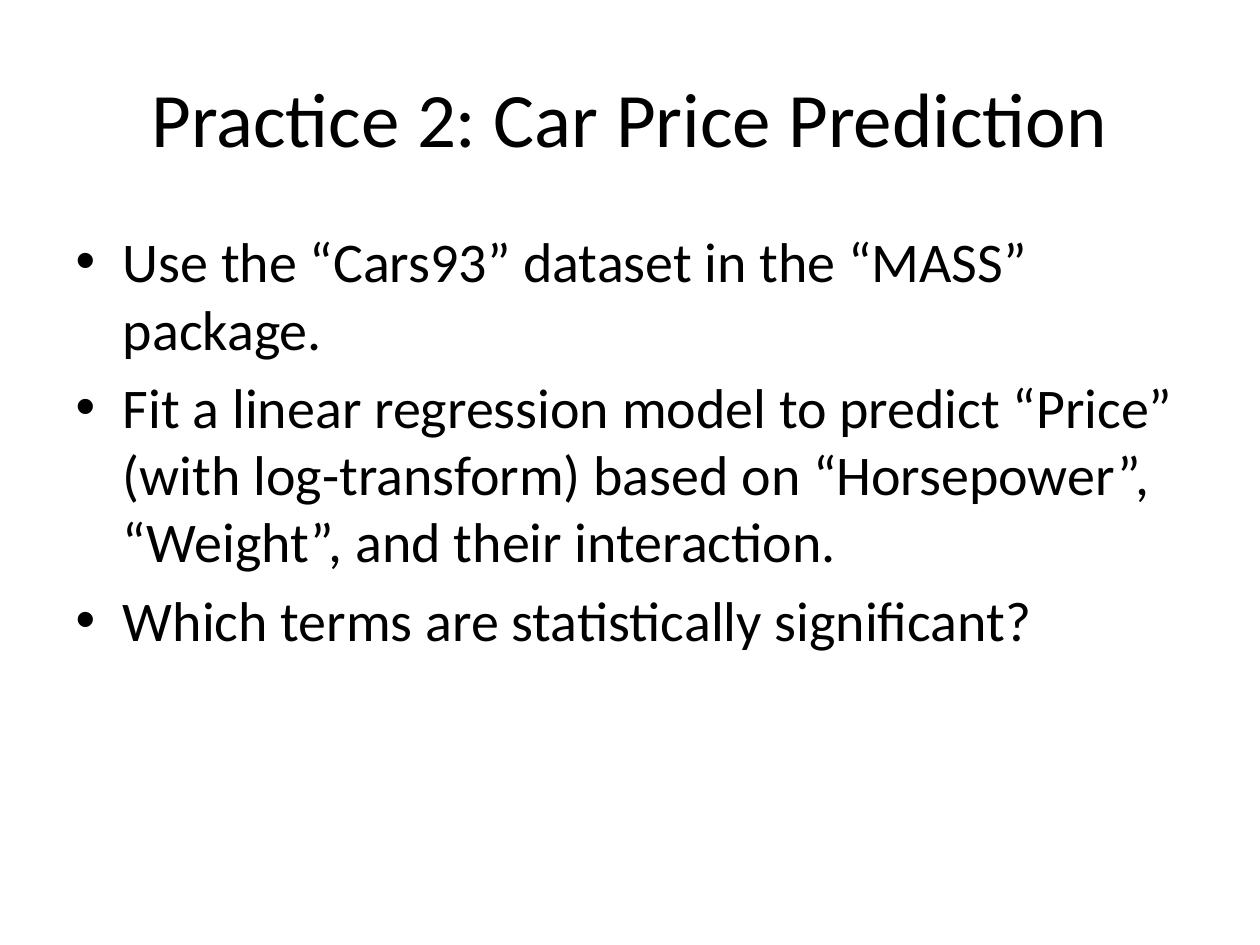
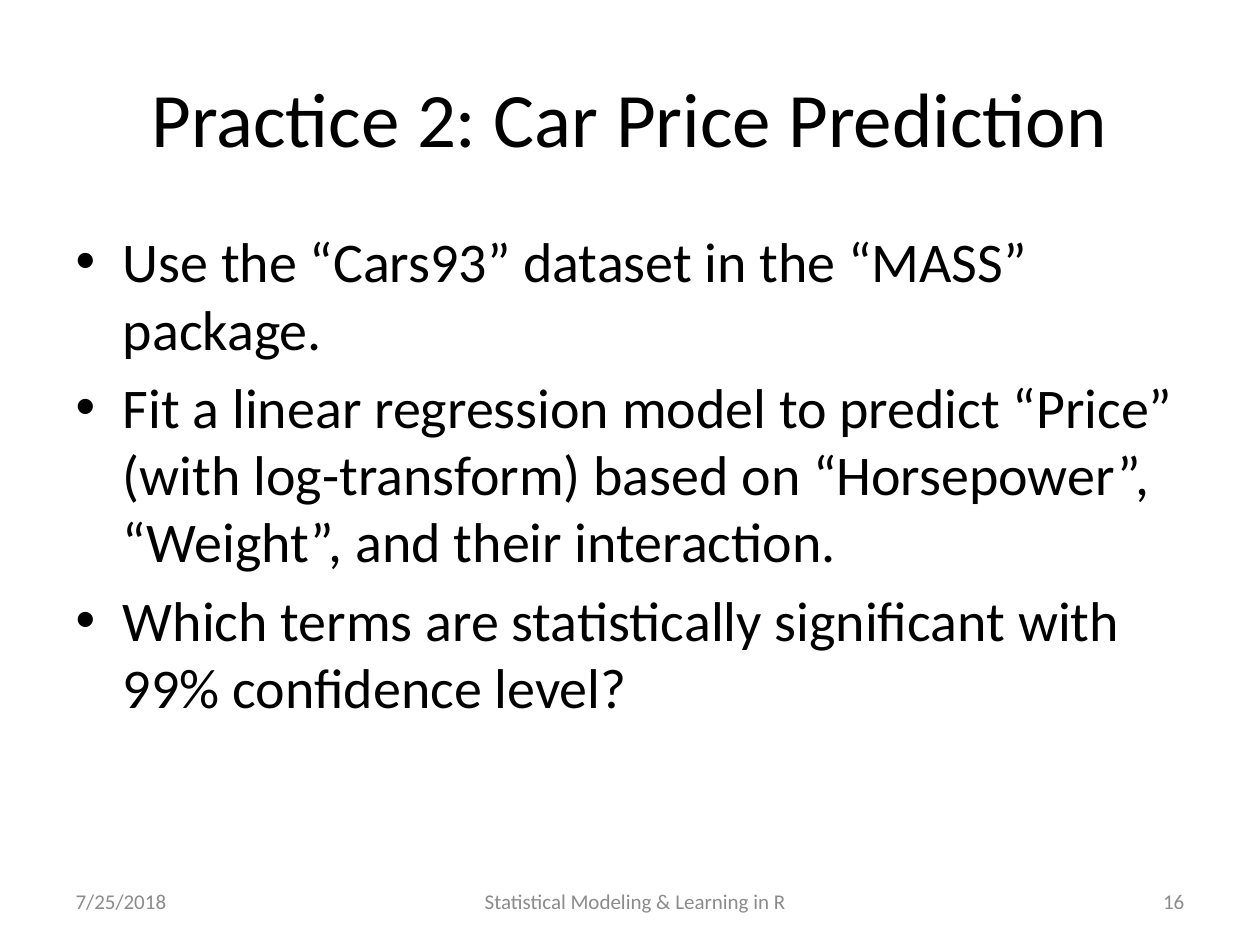
Before and after one commit to katherinesimeon/Statistical-Modeling-and-Learning-in-R, a slide deck: slide 16 of main.pptx (slide 13 before the commit). Drawn at 1260x945 pixels with LibreOffice and Linux fonts; fonts in the diff are those of the drawing. Boxes give left, top, right and bottom in pixels: in the first picture for what was removed or moved away, otherwise in the second. Text is boxed around its words. In the diff, an @@ line names an element or a change of style, - is before the commit and + after.

```diff
--- a/main.pptx
+++ b/main.pptx
@@ text at [123, 602, 1119, 709]: text changed @@
-• Which terms are statistically significant?
+• Which terms are statistically significant with 99% confidence level?
@@ text added at [76, 894, 167, 910], 12 pt, text #8C8C8C @@
+7/25/2018
@@ text added at [485, 894, 785, 913], 12 pt, text #8C8C8C @@
+Statistical Modeling & Learning in R
@@ page number added at [1163, 895, 1184, 909], 12 pt, text #8C8C8C @@
+16
```
Also in this commit, not shown: 66 other slides changed, 12 slides added, 1 other file.
